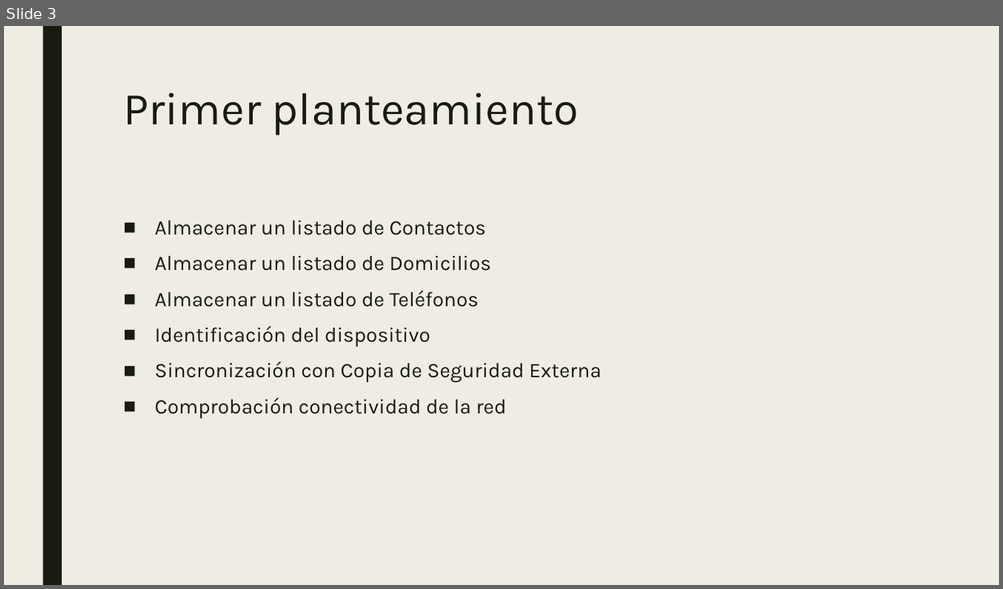
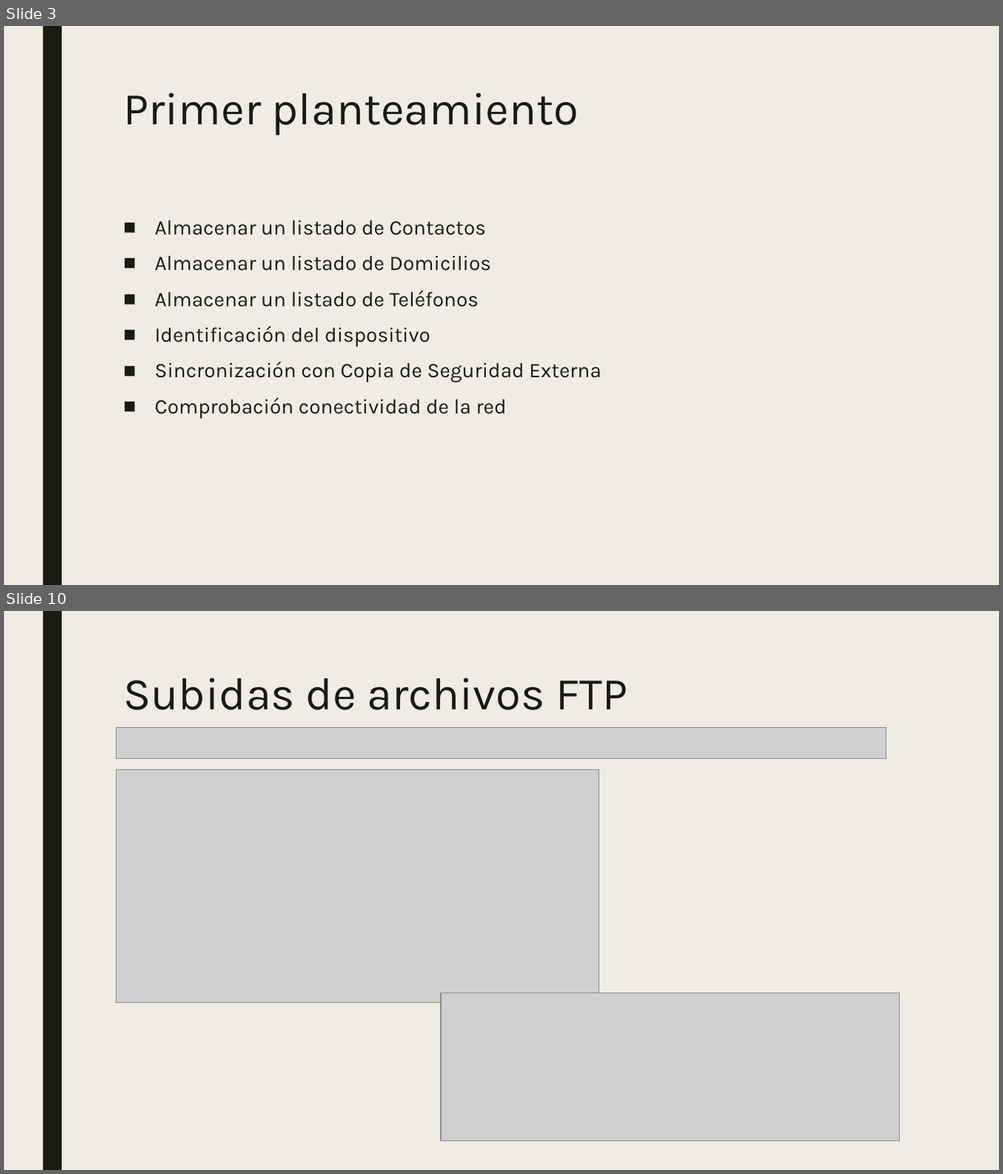
Before and after one commit to rubenseglop/Contactos, a slide deck: app/src/main/Documentacion/Presentacion.pptx. Shown one above the other, each under a label of ours: slide 3 before the commit, slides 3 and 10 after it; the slides between them are not shown. The pictures are 1003x589 and 1003x1174 pixels, drawn with LibreOffice and Linux fonts; fonts in the diff are those of the drawing; grey boxes stand for pictures. Boxes give left, top, right and bottom in pixels: in the first picture for what was removed or moved away, otherwise in the second. Text is boxed around its words. In the diff, an @@ line names an element or a change of style, - is before the commit and + after.

```diff
--- a/app/src/main/Documentacion/Presentacion.pptx
+++ b/app/src/main/Documentacion/Presentacion.pptx
@@ slide 10 added at <box>4,611,999,1170</box>, background #EFEDE3; not listed: 1 template element that a slide beside it also shows @@
@@ title added at <box>123,678,627,710</box>, 44 pt, text #191B0E @@
+Subidas de archivos FTP
@@ picture added at <box>116,727,886,759</box> @@
@@ picture added at <box>116,770,599,1003</box> @@
@@ picture added at <box>441,994,899,1142</box> @@
```
Also in this commit, not shown: 1 slide changed, 5 other slides added, 2 slides removed.
